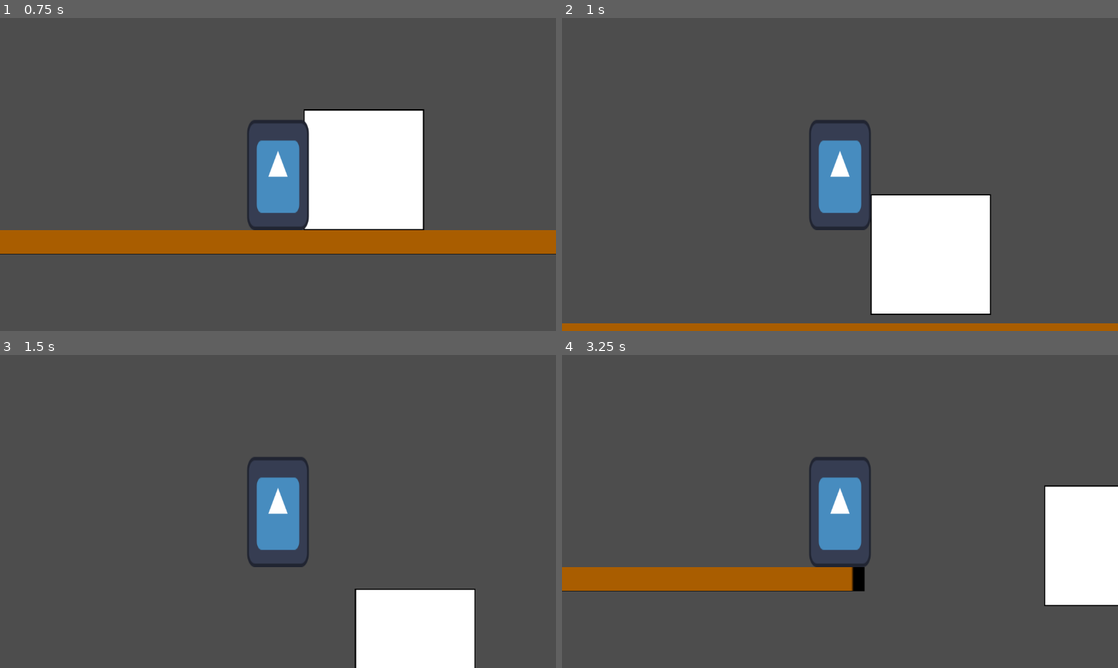
Above: before the commit, frames 1-4 (two rows, left to right).
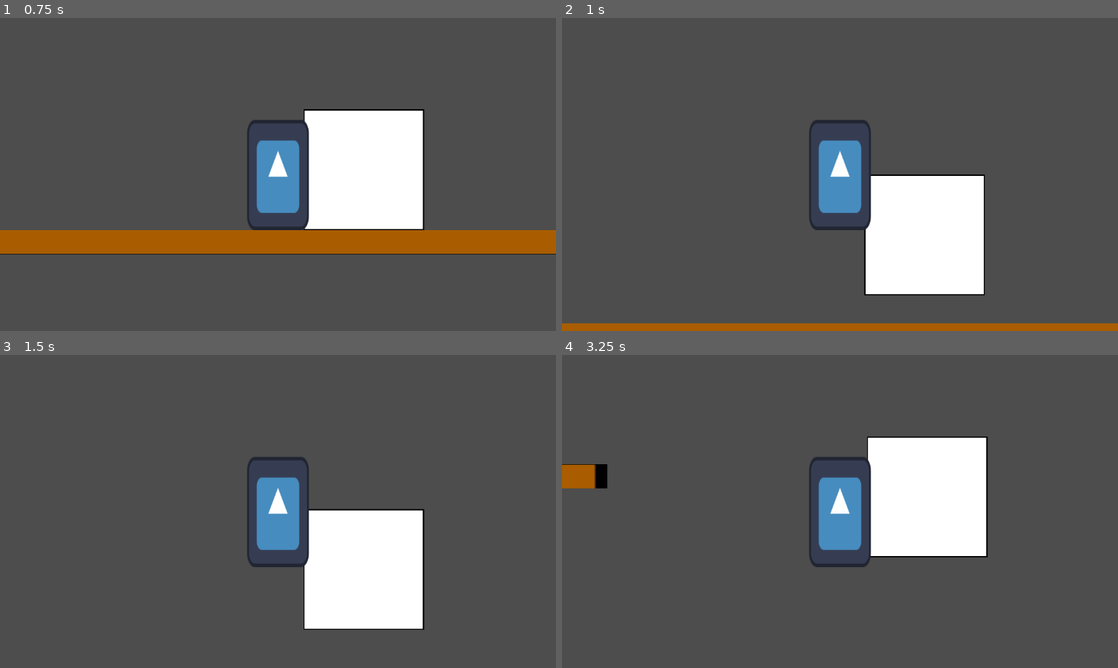
Above: after the commit, the same moments.

Repository: benitsch/Ludum-Dare-58
Game: Godot game, scene res://Scenes/TestMartin.tscn
Two runs of this game, one before a commit and one after it. Both use one fixed random seed, a clock stepped at 60 frames per second and the inputs below. This scene is started directly instead of the project's main scene. The engine's default icon, where the game draws it, is replaced by a stand-in: a white triangle on a blue panel in a dark square.
Inputs (mouse positions are in pixels of both pictures, inside the frame that each line leads up to):
- Up to frame 1 (0.75 s): tap Enter (ui_accept) at 0.5 s; move the mouse to (400, 158) at 0.52 s; hold Right (move_right) from 0.53 s (still down); hold Shift (dash) from 0.53 s (still down); click (400, 158) at 0.67 s
- Up to frame 2 (1 s): keep holding Right (move_right); keep holding Shift (dash); tap Space (jump) at 0.77 s
- Up to frame 3 (1.5 s): release Right (move_right) at 1.25 s; release Shift (dash) at 1.25 s; drag from (166, 527) to (278, 505) at 1.27 s
- Up to frame 4 (3.25 s): move the mouse to (895, 442) at 2.02 s; hold Right (move_right) 2.03-2.75 s; hold Shift (dash) 2.03-2.75 s; drag from (812, 574) to (673, 464) at 2.77 s

Frame 1 is identical in both runs. In frame 2, 3.5% of the frame differs, in the area x 54-78%, y 50-95%; in frame 3, 11%; in frame 4, 18%, in the area x 0-100%, y 26-81%.

Commit message:
Added weight to pushblock

Diff:
--- a/Scenes/objects/pushing box.tscn
+++ b/Scenes/objects/pushing box.tscn
@@ -8,8 +8,9 @@
 [node name="PushingBox" type="RigidBody2D"]
 collision_layer = 4
 collision_mask = 7
-mass = 100.0
+mass = 5.0
 lock_rotation = true
+linear_damp = 5.0
 
 [node name="Sprite2D" type="Sprite2D" parent="."]
 scale = Vector2(0.5, 0.5)
